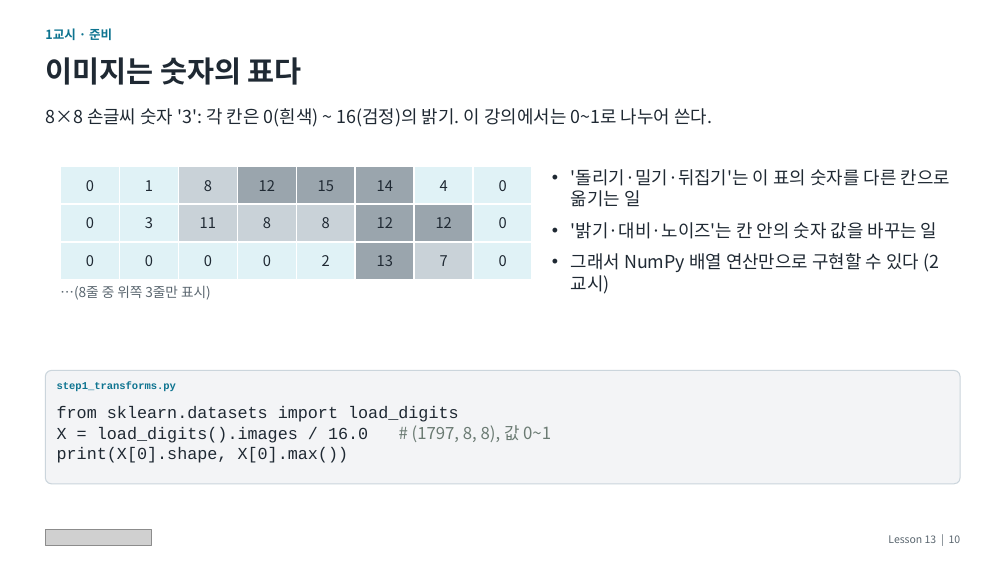
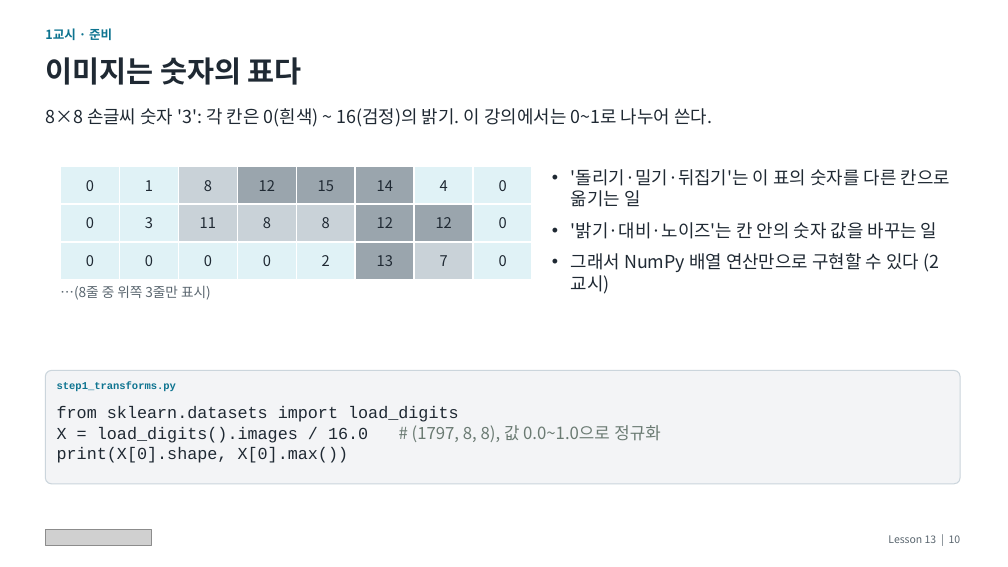
Before and after one commit to syjoo/DeepLearning, a slide deck: slide 10 of Slider/lesson13/Lesson13_lecture.pptx. Drawn at 1008x567 pixels with LibreOffice and Linux fonts; fonts in the diff are those of the drawing; grey boxes stand for pictures. Boxes give left, top, right and bottom in pixels: in the first picture for what was removed or moved away, otherwise in the second. Text is boxed around its words. In the diff, an @@ line names an element or a change of style, - is before the commit and + after.

```diff
--- a/Slider/lesson13/Lesson13_lecture.pptx
+++ b/Slider/lesson13/Lesson13_lecture.pptx
@@ text at (57,425,660,443): text changed @@
-X = load_digits().images / 16.0 # (1797, 8, 8), 값 0~1
+X = load_digits().images / 16.0 # (1797, 8, 8), 값 0.0~1.0으로 정규화
```
Also in this commit, not shown: 9 other slides changed, 1 other file.
